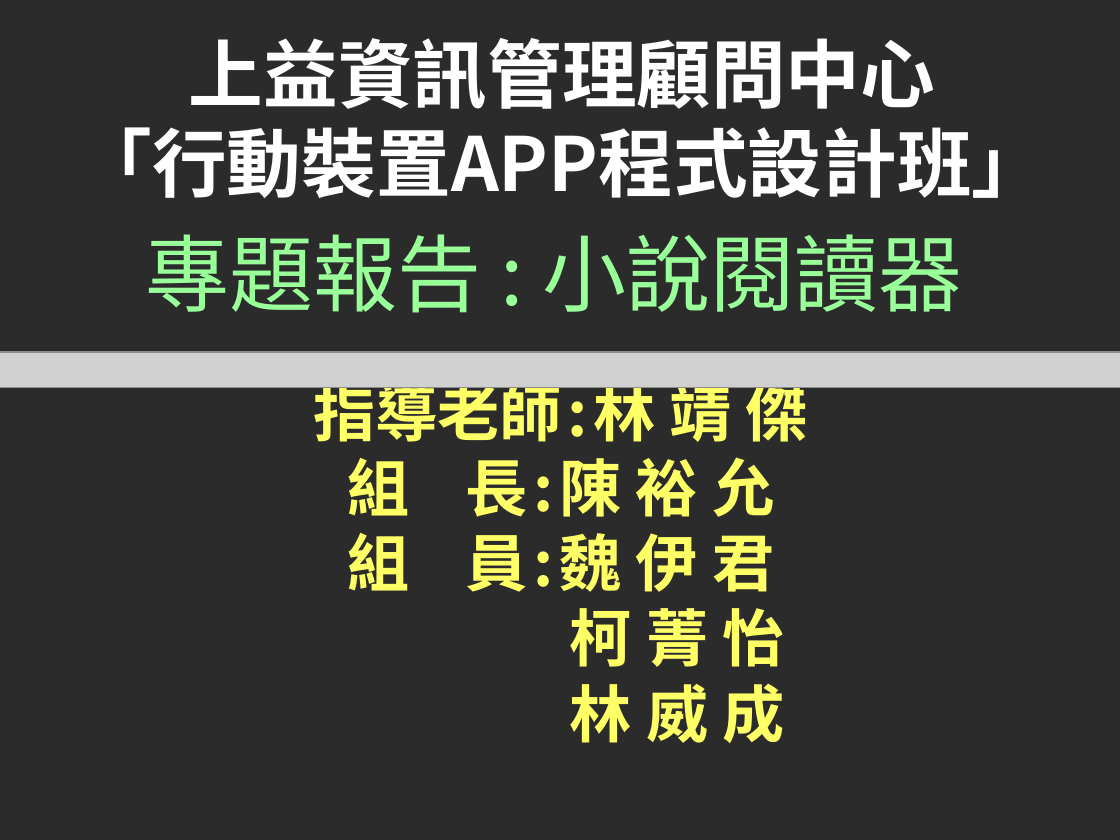
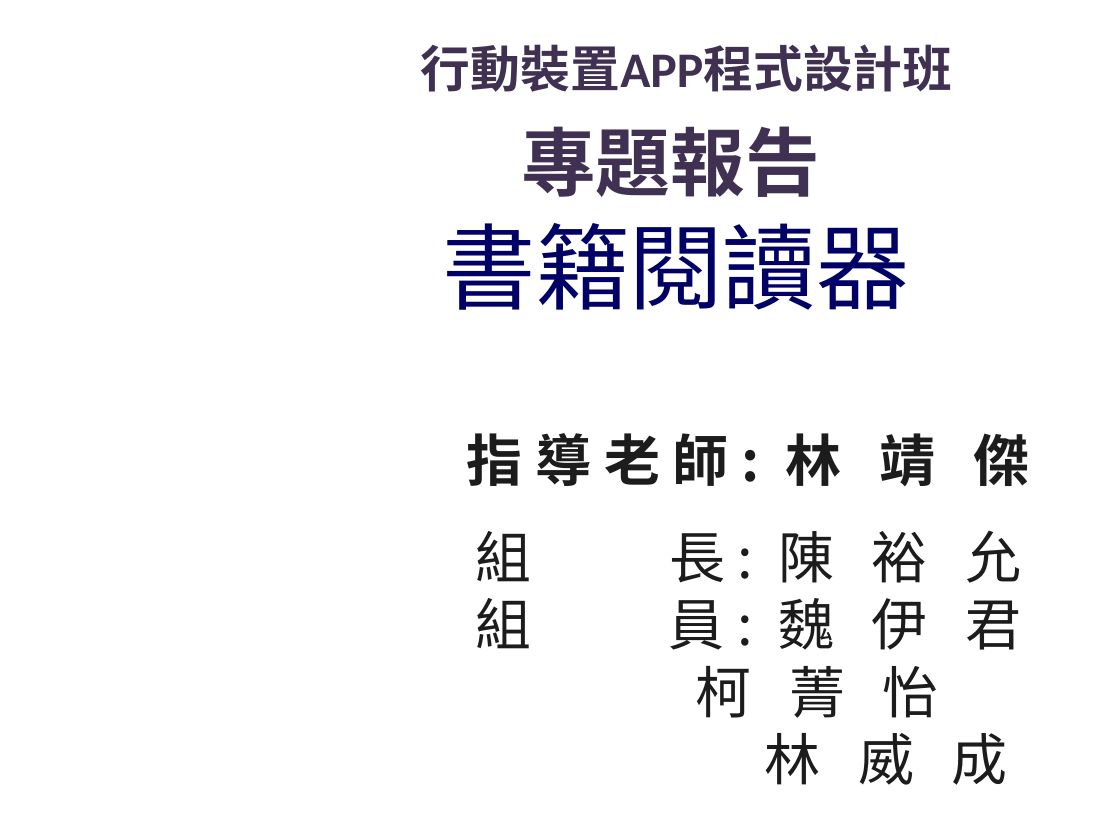
Before and after one commit to jacky2tk/android-novel-reader, a slide deck: slide 1 of doc/小說閱讀器 - 簡報.ppt. Drawn at 1120x840 pixels with LibreOffice and Linux fonts; fonts in the diff are those of the drawing; grey boxes stand for pictures; background and template pictures are left out; a plain dark background stands for a picture behind light text. Boxes give left, top, right and bottom in pixels: in the first picture for what was removed or moved away, otherwise in the second. Text is boxed around its words. In the diff, an @@ line names an element or a change of style, - is before the commit and + after.

```diff
--- a/doc/小說閱讀器 - 簡報.ppt
+++ b/doc/小說閱讀器 - 簡報.ppt
@@ title at (421, 44, 953, 310): text changed; size 48 to 32 pt; text colour #FFFFFF to #403152 @@
-上益資訊管理顧問中心
-「行動裝置APP程式設計班」
-專題報告 : 小說閱讀器
+行動裝置APP程式設計班
+專題報告
+書籍閱讀器
@@ picture removed at (0, 352, 1120, 388) @@
@@ subtitle "指 導 老 師 : ...": place and size @@
-subtitle "指 導 老 師 : ..." at (313, 373, 808, 743)
+subtitle "指 導 老 師 : ..." at (467, 433, 1030, 785)
@@ subtitle at (467, 433, 1030, 486): text changed; size 40 to 36 pt; text colour #FFFF66 to #1C1C1C @@
-指導老師 : 林 靖 傑
+指 導 老 師 : 林 靖 傑
@@ subtitle at (475, 530, 1022, 785): size 40 to 36 pt, text colour #FFFF66 to #1C1C1C, bold off in "組 長 : 陳 裕 允", "組 員 : 魏 伊 君", "柯 菁 怡", "林 威 成"; line spacing 0.8 to 1; less space between paragraphs @@
```
Also in this commit, not shown: 1 other slide changed, 6 slides added, 11 slides removed.
